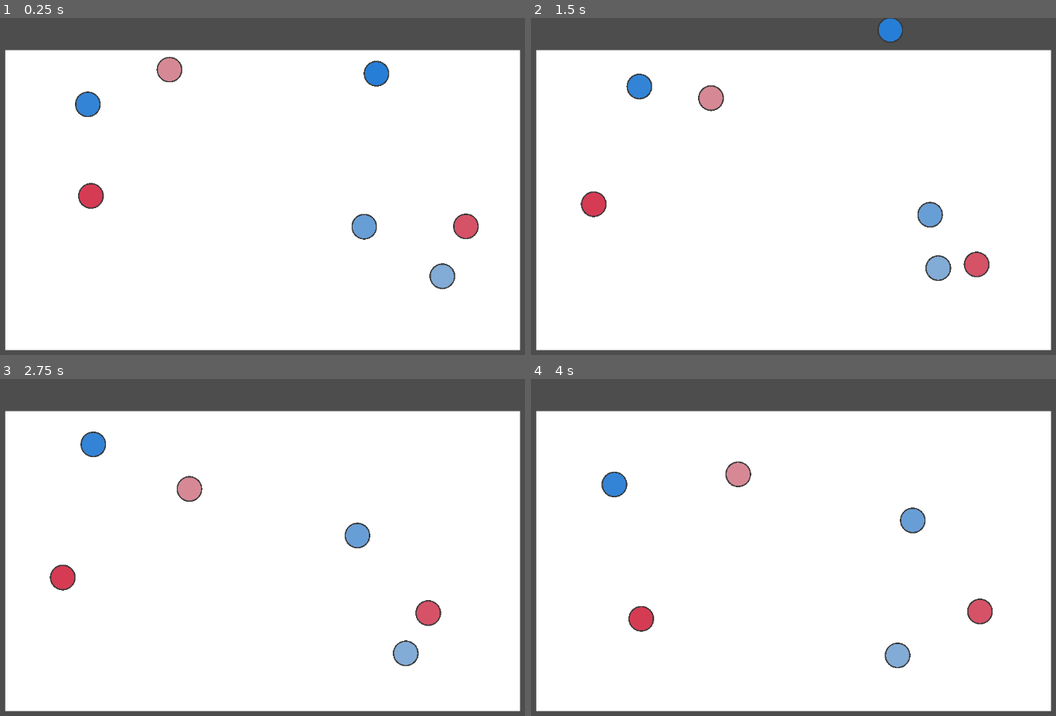
Above: before the commit, frames 1-4 (two rows, left to right).
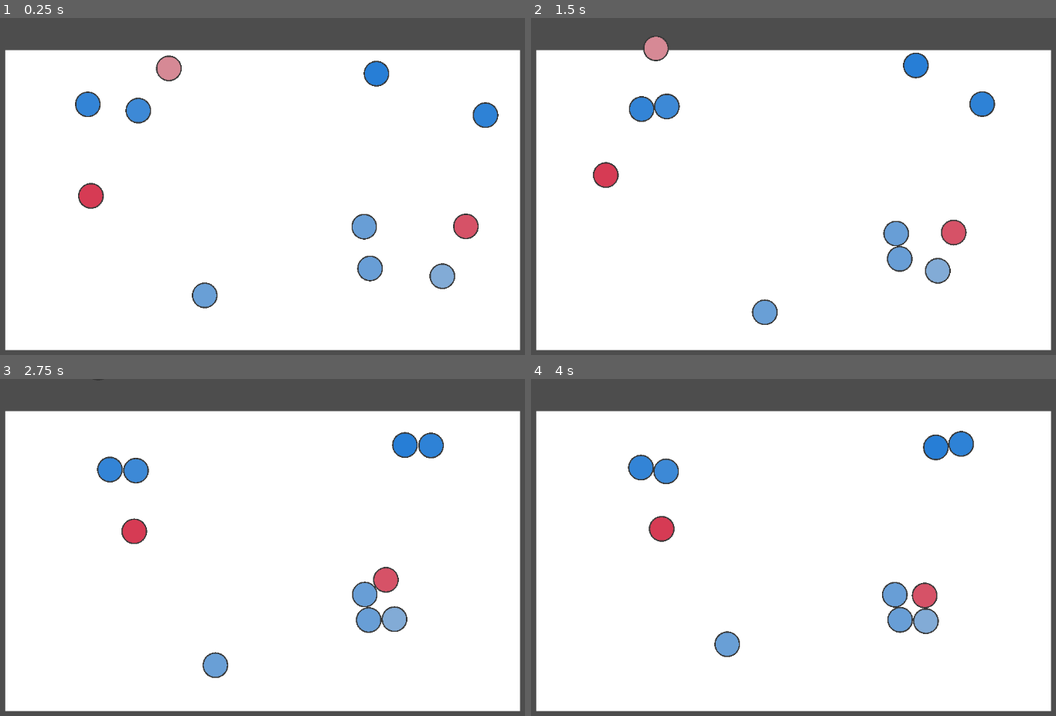
Above: after the commit, the same moments.

Repository: s7eamy/social-bubbles
Game: Godot game, scene res://scenes/levels/test_level/test_level.tscn
Same seed, same stepped clock (60 frames per second), same inputs: the game is played once before the commit and once after it. This scene is started directly instead of the project's main scene.
Inputs:
- Up to frame 1 (0.25 s): no input
- Up to frame 2 (1.5 s): no input
- Up to frame 3 (2.75 s): no input
- Up to frame 4 (4 s): no input

The runs differ from the first frame. In frame 1, 1.3% of the frame differs, in the area x 23-95%, y 11-87%; in frame 2, 4.9%, in the area x 9-89%, y 0-92%; in frame 3, 4.9%; in frame 4, 4.9%.

Commit message:
feat: make units attract eachother

Diff:
--- a/scenes/levels/test_level/test_level.gd
+++ b/scenes/levels/test_level/test_level.gd
@@ -5,7 +5,7 @@
 # Called when the node enters the scene tree for the first time.
 func _ready() -> void:
     randomize()
-    var num_units = randi_range(3, 8)
+    var num_units = randi_range(6, 12)
     for i in range(num_units):
         var unit_instance = unit_scene.instantiate()
         unit_instance.position = Vector2(
--- a/scenes/unit/unit.gd
+++ b/scenes/unit/unit.gd
@@ -23,12 +23,11 @@
 	media_literacy_score = randi_range(-100, 100);
 	update_color()
 
-func set_brownian_velocity() -> void:
+func set_brownian_direction() -> void:
 	current_direction = Vector2(
 		randf() - 0.5,
 		randf() - 0.5
 	).normalized()
-	velocity = current_direction * speed
 
 func _process(delta: float) -> void:
 	# Unit color
@@ -37,8 +36,12 @@
 	# Unit movement
 	time_since_last_update += delta
 	if time_since_last_update >= update_interval:
-		# if unit is neutral or no fellows
-		set_brownian_velocity()
+		var fellow = find_closest_like_minded_unit()
+		if fellow:
+			current_direction = global_position.direction_to(fellow.global_position)
+		else:
+			# if unit is neutral or no fellows
+			set_brownian_direction()
 		time_since_last_update = 0.0
 
 	velocity = current_direction * speed
@@ -55,6 +58,20 @@
 
 	$MeshInstance2D.modulate = color
 
+func find_closest_like_minded_unit() -> CharacterBody2D:
+	var closest_unit: CharacterBody2D = null
+	var closest_distance: float = INF
+	var area2d = $Area2D
+	for body in area2d.get_overlapping_bodies():
+		if body.get_groups().has("units") and body != self:
+			var other_unit = body as CharacterBody2D
+			if (self.get_type() == other_unit.get_type() and self.get_type() != Globals.UnitTypes.MEDIA_NEUTRAL):
+				var distance = global_position.distance_to(other_unit.global_position)
+				if distance < closest_distance:
+					closest_distance = distance
+					closest_unit = other_unit
+	return closest_unit
+
 func get_type() -> Globals.UnitTypes:
 	if media_literacy_score <= -10:
 		return Globals.UnitTypes.MEDIA_ILLITERATE
